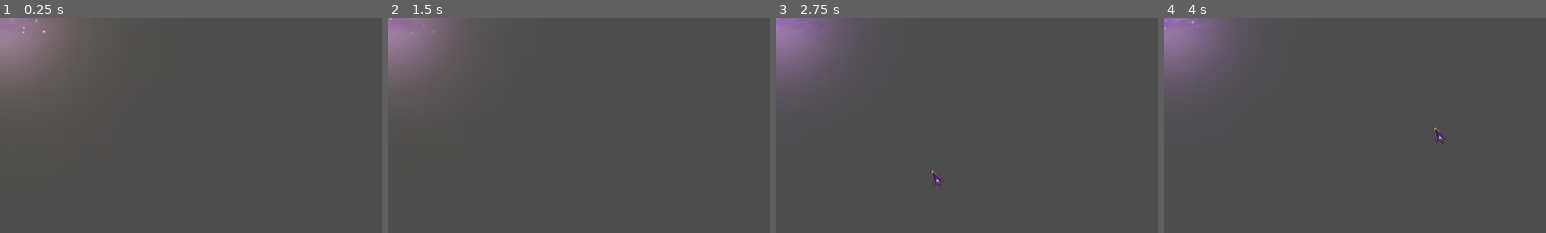
Above: before the commit, frames 1-4 (left to right).
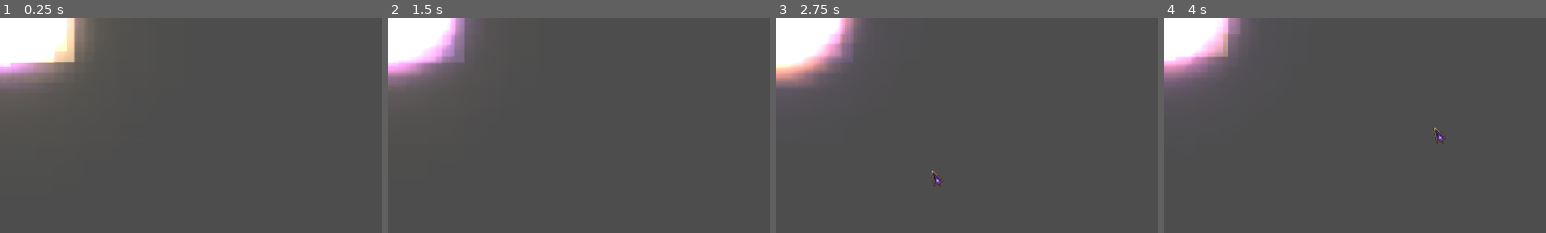
Above: after the commit, the same moments.

Repository: ramonsamagaio/Oathwake-Main
Game: Godot game, scene res://scenes/effects/AltarNativeVFXRig.tscn
Same seed, same stepped clock (60 frames per second), same inputs: the game is played once before the commit and once after it. This scene is started directly instead of the project's main scene.
Inputs (mouse positions are % of the whole screen's width and height, from its top left):
- Up to frame 1 (0.25 s): no input
- Up to frame 2 (1.5 s): tap Enter at 0.5 s; move the mouse to (45, 70) at 0.52 s; hold W 0.53-1.25 s; tap B at 0.6 s; click (45, 70) at 0.67 s; tap Space at 0.77 s; drag from (80, 65) to (45, 70) at 1.27 s
- Up to frame 3 (2.75 s): move the mouse to (20, 35) at 2.02 s; hold A from 2.03 s (still down); tap 2 at 2.1 s
- Up to frame 4 (4 s): release A at 2.75 s; drag from (55, 50) to (20, 35) at 2.77 s; move the mouse to (35, 25) at 3.52 s; hold S from 3.53 s (still down); tap 4 at 3.6 s; tap Space at 3.77 s
The pictures show only the part of the screen within x 0-50%, y 0-50%; the shares and areas given below are measured in that part.

The runs differ from the first frame. In frame 1, 5.8% of the frame differs, in the area x 0-23%, y 0-32%; in frame 2, 5.2%; in frame 3, 5.7%; in frame 4, 4.7%.

Commit message:
Replace generated particle dot texture with stable canvas texture

Diff:
--- a/resources/effects/textures/particle_soft_dot.tres
+++ b/resources/effects/textures/particle_soft_dot.tres
@@ -1,14 +1,7 @@
-[gd_resource type="GradientTexture2D" format=3 uid="uid://dqqiy50be7o1r"]
+[gd_resource type="CanvasTexture" load_steps=2 format=3 uid="uid://dqqiy50be7o1r"]
 
-[sub_resource type="Gradient" id="Gradient_particle_soft_dot"]
-offsets = PackedFloat32Array(0, 0.65, 1)
-colors = PackedColorArray(1, 1, 1, 1, 1, 1, 1, 0.8, 1, 1, 1, 0)
+[ext_resource type="Texture2D" path="res://assets/sprites/effects/glows/glow2.png" id="1_particle_dot"]
 
 [resource]
 resource_name = "Particle Soft Dot Texture"
-gradient = SubResource("Gradient_particle_soft_dot")
-width = 16
-height = 16
-fill = 1
-fill_from = Vector2(0.5, 0.5)
-fill_to = Vector2(0.5623932, 0.50769234)
+diffuse_texture = ExtResource("1_particle_dot")
